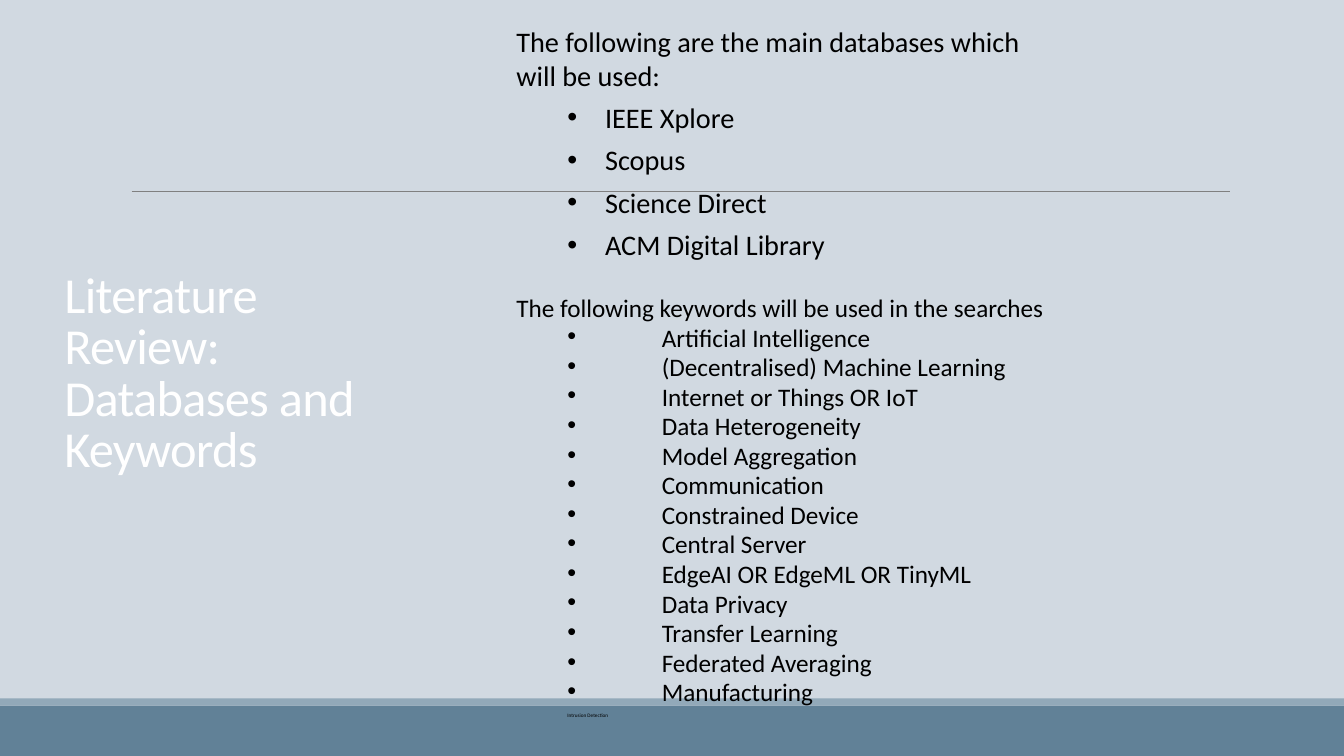
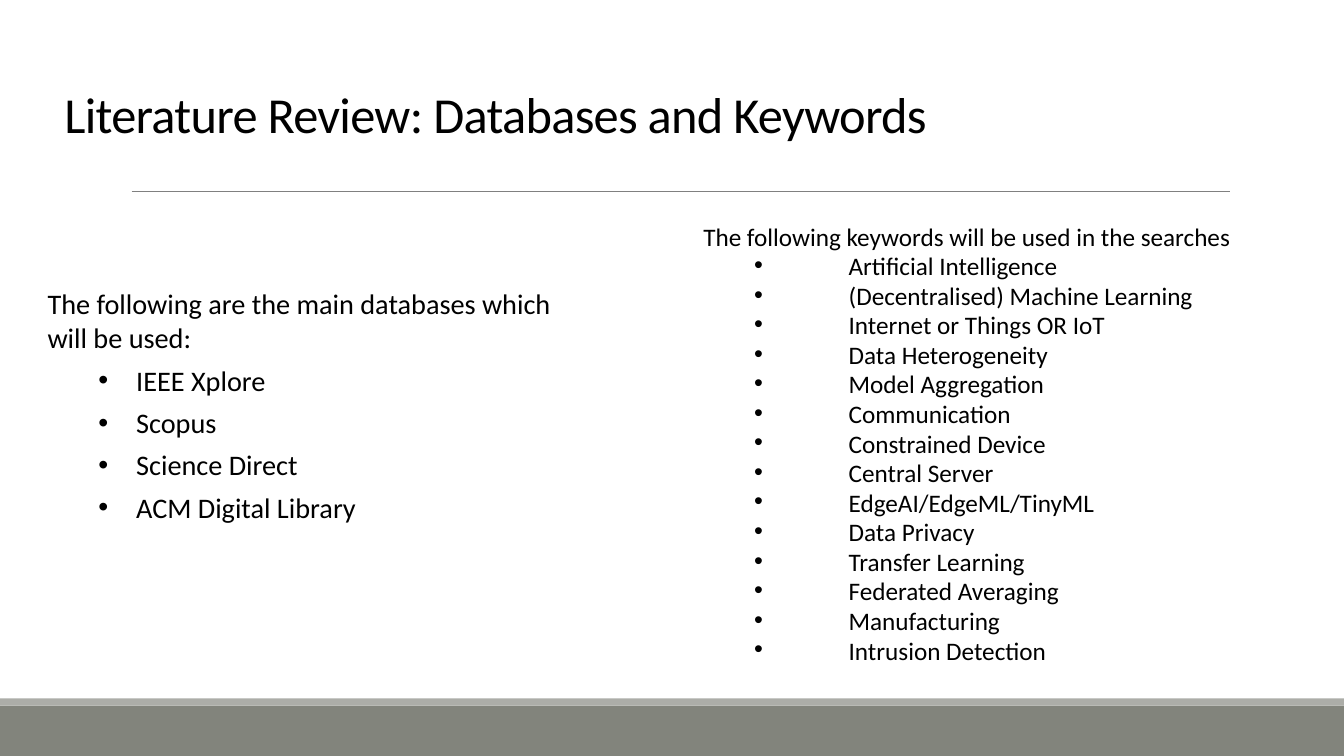
Before and after one commit to ofithcheallaigh/phd, a slide deck: slide 5 of Presentations/Supervisor Meetings/2024/20240209.pptx. Drawn at 1344x756 pixels with LibreOffice and Linux fonts; fonts in the diff are those of the drawing. Boxes give left, top, right and bottom in pixels: in the first picture for what was removed or moved away, otherwise in the second. Text is boxed around its words. In the diff, an @@ line names an element or a change of style, - is before the commit and + after.

Commit message:
changed the format of the slides (i.e. theme)

```diff
--- a/Presentations/Supervisor Meetings/2024/20240209.pptx
+++ b/Presentations/Supervisor Meetings/2024/20240209.pptx
@@ background #D1D9E1 to #FFFFFF @@
@@ title "Literature Review: Databases and Keywords" at [64,98,926,141]: text colour #FFFFFF to #000000 @@
@@ text "The following keywords will be ...": place and size @@
-text "The following keywords will be ..." at [516,299,1043,717]
+text "The following keywords will be ..." at [703,228,1230,661]
@@ text "The following are the main ...": place and size @@
-text "The following are the main ..." at [516,32,1019,260]
+text "The following are the main ..." at [48,294,550,523]
@@ text at [849,494,1094,517]: text changed @@
-  • EdgeAI OR EdgeML OR TinyML
+  • EdgeAI/EdgeML/TinyML
@@ text at [849,642,1046,661]: size 3.8 to 18 pt in "Intrusion Detection"; bullet none to • @@
@@ rectangle at [0,706,1344,756]: fill #618197 to #82847C @@
@@ rectangle at [0,699,1344,706]: fill #92A9B9 to #ACADA8 @@
```
Also in this commit, not shown: 4 other slides changed.
